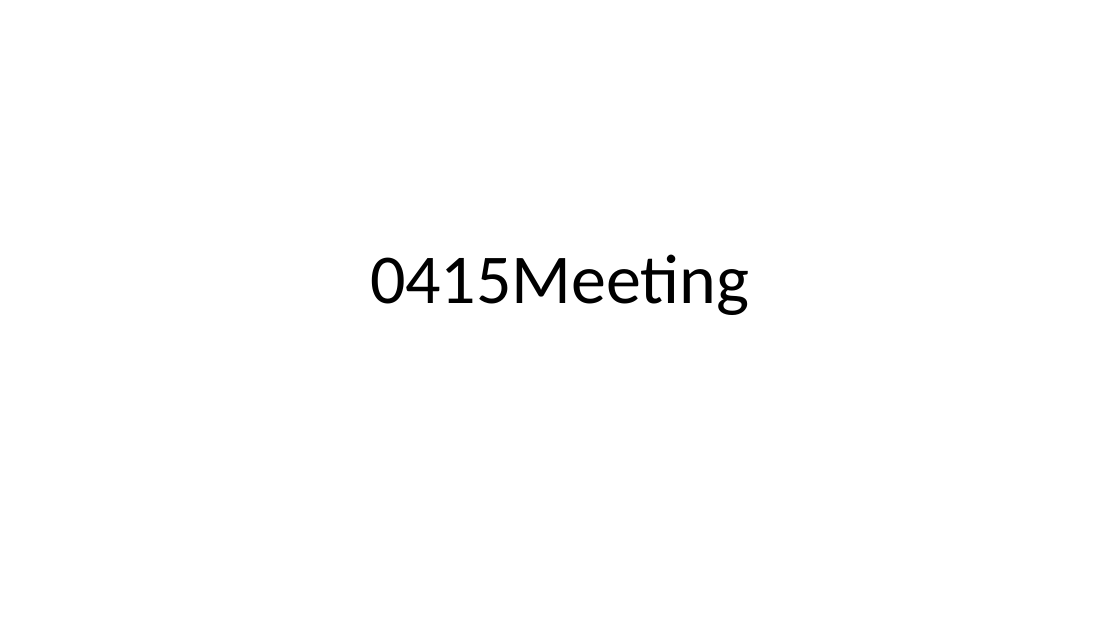
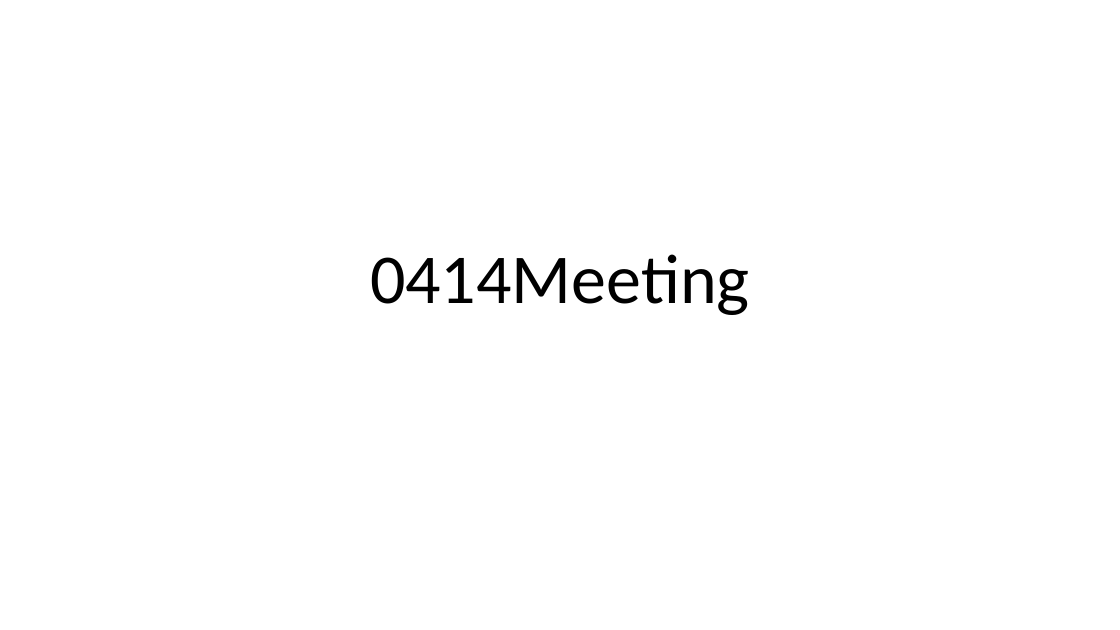
Before and after one commit to Red-Brickk/24Spring-MultivariatePJ-Laplacian_Eigenmap, a slide deck: slide 1 of Weekly Meeting/0415Meeting.pptx. Drawn at 1120x630 pixels with LibreOffice and Linux fonts; fonts in the diff are those of the drawing. Boxes give left, top, right and bottom in pixels: in the first picture for what was removed or moved away, otherwise in the second. Text is boxed around its words. In the diff, an @@ line names an element or a change of style, - is before the commit and + after.

Commit message:
update meeting record

```diff
--- a/Weekly Meeting/0415Meeting.pptx
+++ b/Weekly Meeting/0415Meeting.pptx
@@ title at (x1=370, y1=254, x2=750, y2=315): text changed @@
-0415Meeting
+0414Meeting
```
Also in this commit, not shown: 5 other slides changed, 1 other file.
